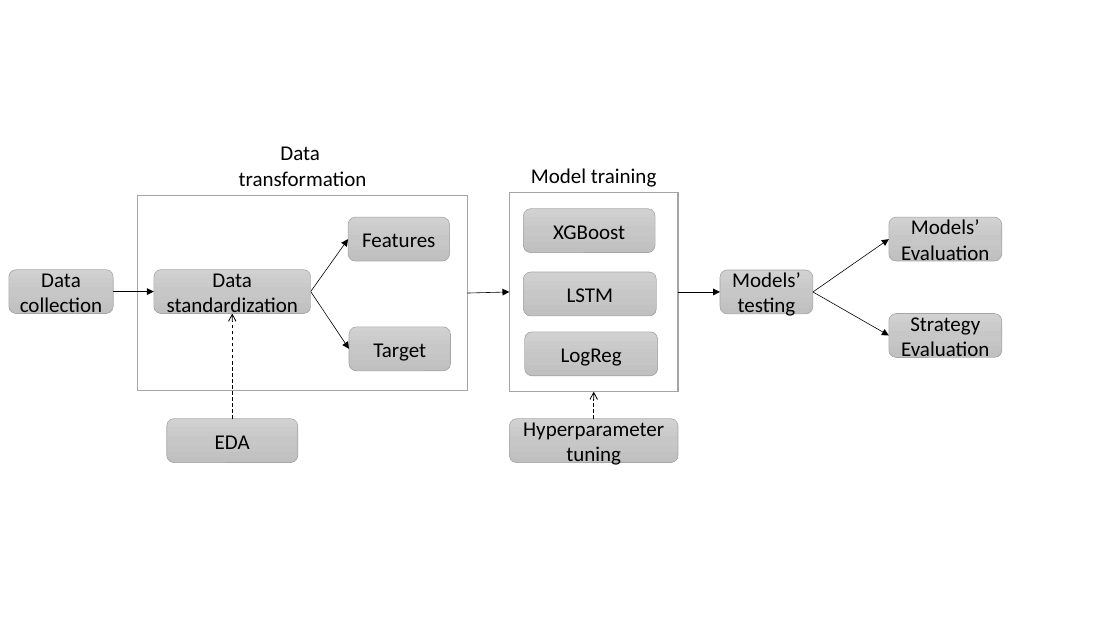
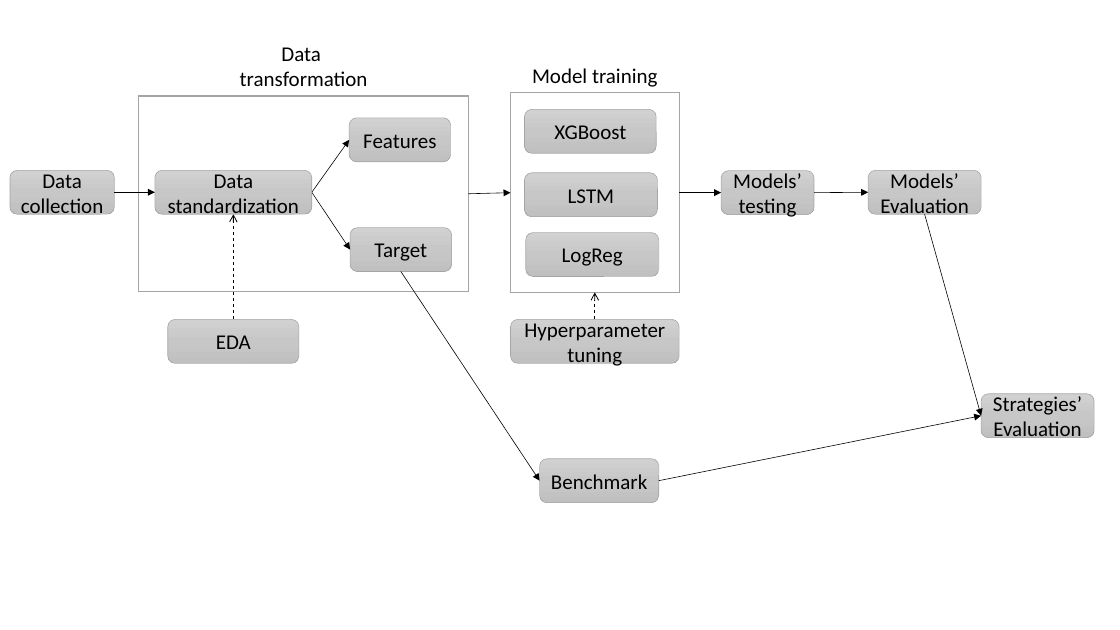
Before and after one commit to gpalazzo/crypto_msc_thesis, a slide deck: slide 2 of docs/diagrams/diagrams.pptx. Drawn at 1120x630 pixels with LibreOffice and Linux fonts; fonts in the diff are those of the drawing. Boxes give left, top, right and bottom in pixels: in the first picture for what was removed or moved away, otherwise in the second. Text is boxed around its words. In the diff, an @@ line names an element or a change of style, - is before the commit and + after.

Commit message:
adding new benchmark logic

```diff
--- a/docs/diagrams/diagrams.pptx
+++ b/docs/diagrams/diagrams.pptx
@@ rounded rectangle "Models’ Evaluation": place and size @@
-rounded rectangle "Models’ Evaluation" at <box>889,218,1002,261</box>
+rounded rectangle "Models’ Evaluation" at <box>869,171,981,214</box>
@@ 10 rounded rectangles, 7 arrows, 2 texts, 2 rectangles: place and size @@
-10 rounded rectangles, 7 arrows, 2 texts, 2 rectangles at <box>9,146,813,462</box>
+10 rounded rectangles, 7 arrows, 2 texts, 2 rectangles at <box>10,47,814,363</box>
@@ arrow moved from (813, 292) - (889, 239) to (814, 192) - (869, 192) @@
@@ arrow moved from (813, 292) - (889, 335) to (925, 214) - (981, 416) @@
@@ arrow added from (401, 271) to (539, 481), #000000 0.5 pt @@
@@ arrow added from (659, 481) to (981, 416), #000000 0.5 pt @@
@@ rounded rectangle "Strategies’ Evaluation": place and size @@
-rounded rectangle "Strategies’ Evaluation" at <box>889,313,1002,357</box>
+rounded rectangle "Strategies’ Evaluation" at <box>981,394,1094,438</box>
@@ text in rounded rectangle at <box>993,396,1082,443</box>: text changed @@
-Strategy Evaluation
+Strategies’ Evaluation
@@ rounded rectangle added at <box>539,459,659,502</box>, fill gradient #D2D2D2 to #C8C8C8 to #C0C0C0, outline #A5A5A5 0.5 pt, 18 pt, text #000000 @@
+Benchmark
```
Also in this commit, not shown: 9 other files.
